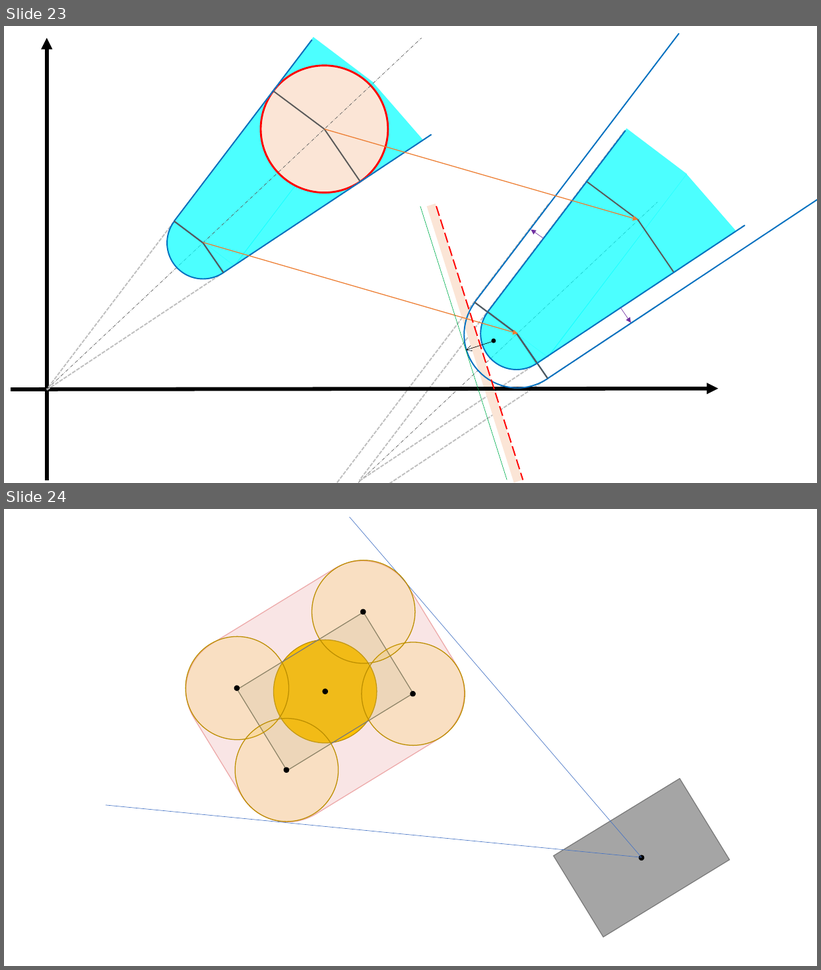
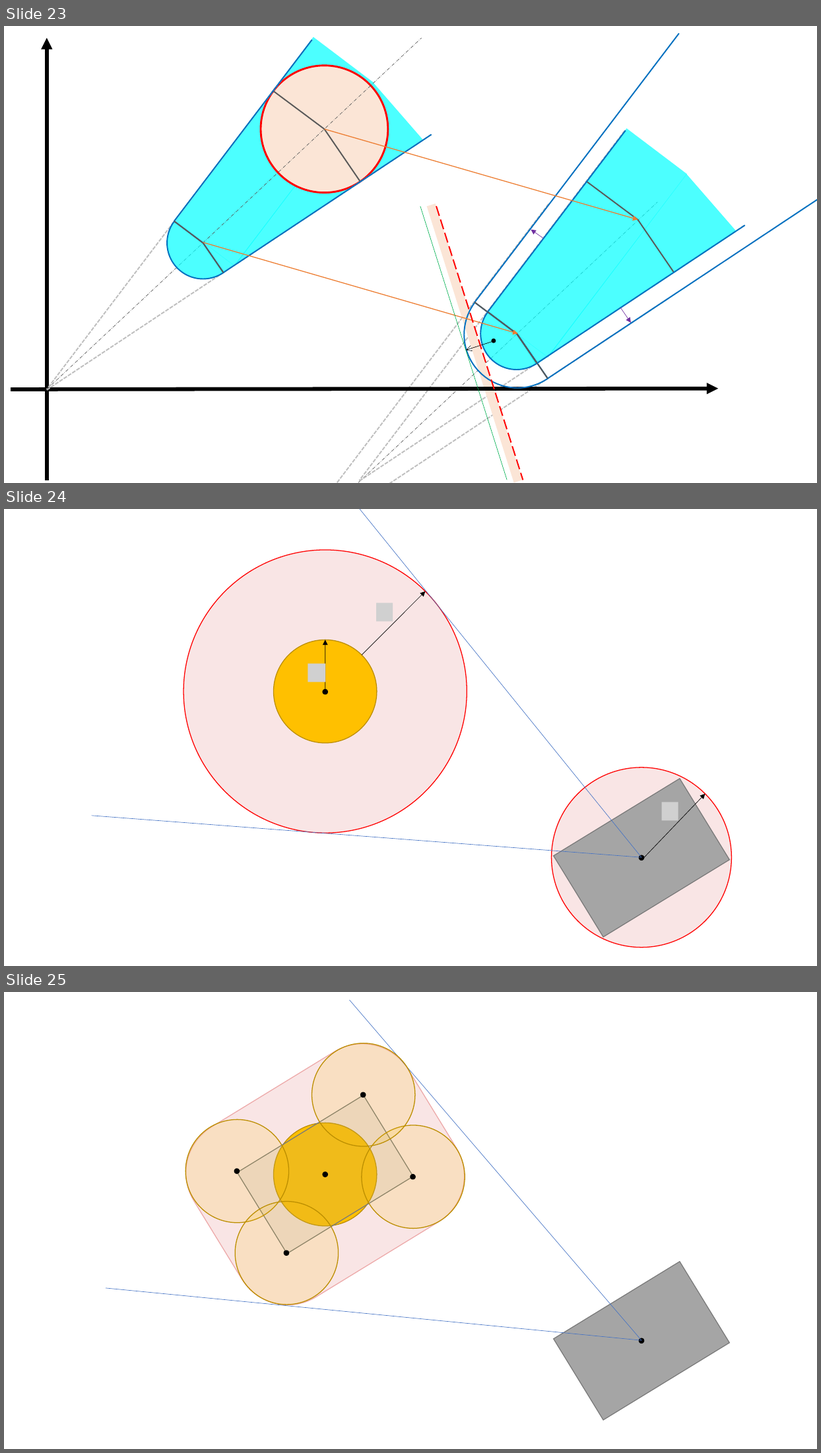
Before and after one commit to Yi-An-Wang/institute_information, a slide deck: path_planing/VO_code_try/robot_properties3.pptx. Shown one above the other, each under a label of ours: slides 23 and 24 before the commit, slides 23, 24 and 25 after it. The pictures are 821x970 and 821x1453 pixels, drawn with LibreOffice and Linux fonts; fonts in the diff are those of the drawing; grey boxes stand for pictures. Boxes give left, top, right and bottom in pixels: in the first picture for what was removed or moved away, otherwise in the second. Text is boxed around its words. In the diff, an @@ line names an element or a change of style, - is before the commit and + after.

```diff
--- a/path_planing/VO_code_try/robot_properties3.pptx
+++ b/path_planing/VO_code_try/robot_properties3.pptx
@@ slide 24 added at (4, 509, 817, 966), background #FFFFFF @@
@@ line added from (642, 858) to (360, 509), #4472C4 0.5 pt @@
@@ ellipse added at (184, 550, 467, 834), fill #EDA9A9 at 30% opacity, outline #FF0000 1 pt @@
@@ arrow added from (362, 656) to (426, 591), #000000 0.5 pt @@
@@ picture added at (377, 603, 393, 621) @@
@@ ellipse added at (274, 640, 377, 743), fill #FFC000, outline #BD8E00 1 pt @@
@@ arrow added from (325, 691) to (325, 640), #000000 0.5 pt @@
@@ picture added at (308, 664, 325, 682) @@
@@ ellipse added at (323, 690, 328, 694), fill #000000, outline #000000 1 pt @@
@@ ellipse added at (552, 768, 732, 948), fill #EDA9A9 at 30% opacity, outline #FF0000 1 pt @@
@@ rectangle added at (554, 779, 730, 937), fill #A5A5A5, outline #7A7A7A 1 pt @@
@@ arrow added from (644, 858) to (706, 794), #000000 0.5 pt @@
@@ picture added at (662, 803, 679, 821) @@
@@ line added from (642, 858) to (92, 816), #4472C4 0.5 pt @@
@@ ellipse added at (640, 855, 644, 860), fill #000000, outline #000000 1 pt @@
@@ what was slide 24 is now slide 25 @@
```
Also in this commit, not shown: 1 other slide added, 1 other file.
